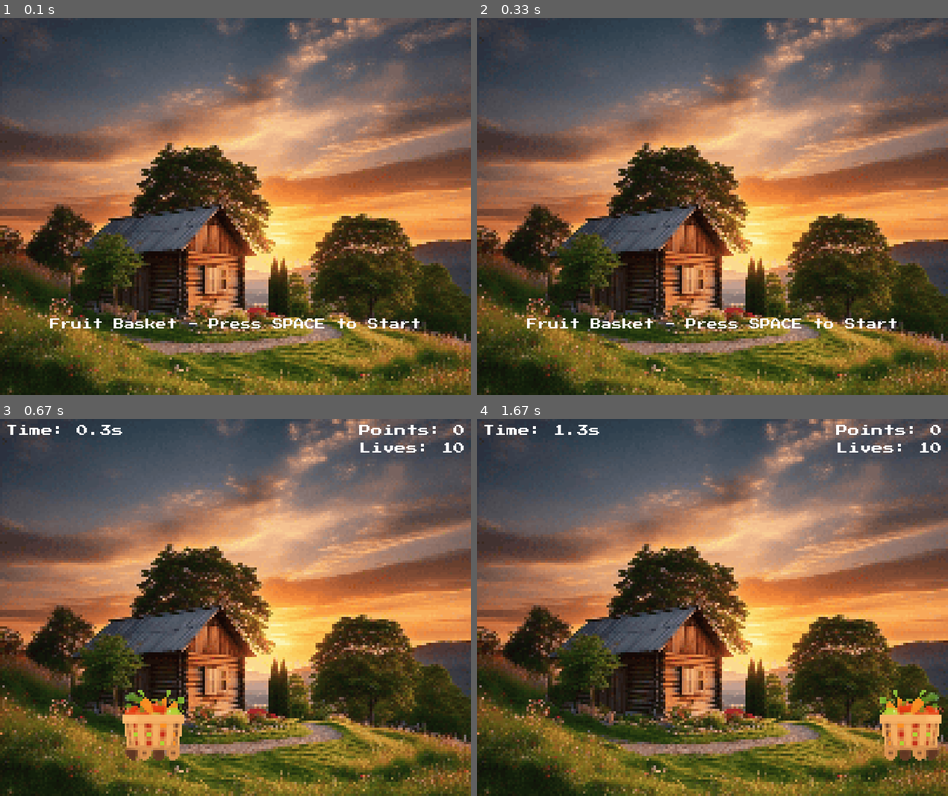
Above: before the commit, frames 1-4 (two rows, left to right).
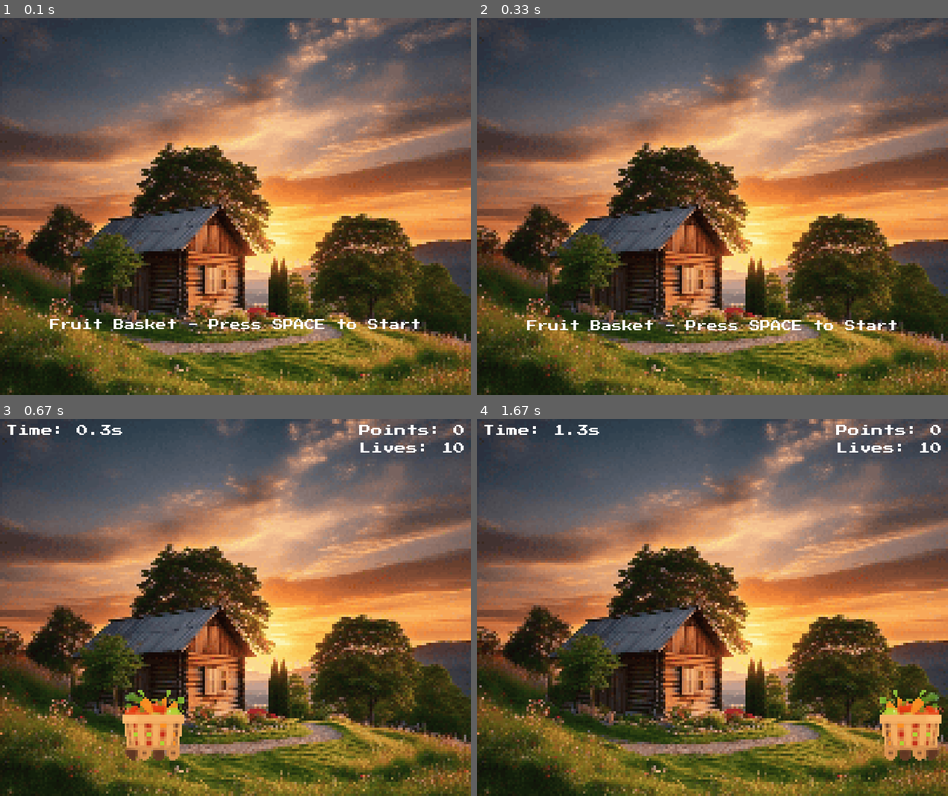
Above: after the commit, the same moments.

Repository: chickenSandwich-cpu/Fruit_Basket_pygame
Game: pygame game, started from Fruit_Basket/Fruit_Basket.py
Two runs of this game, one before a commit and one after it. Both use one fixed random seed, a clock stepped at 60 frames per second and the inputs below.
Inputs:
- Up to frame 1 (0.1 s): no input
- Up to frame 2 (0.33 s): no input
- Up to frame 3 (0.67 s): tap Space at 0.33 s
- Up to frame 4 (1.67 s): hold Right 0.67-1.13 s; tap Space at 0.73, 1.03, 1.23, 1.53 s; hold Right 1.17-1.63 s

The runs differ from the first frame. In frame 1, 0.4% of the frame differs, in the area x 10-90%, y 79-83%; in frame 2, 0.9%; in frame 3, nothing differs; in frame 4, nothing differs.

Commit message:
added wiggle

Diff:
--- a/Fruit_Basket/Fruit_Basket.py
+++ b/Fruit_Basket/Fruit_Basket.py
@@ -1,6 +1,7 @@
 import pygame
 import random
 import time
+import math
 from pygame import mixer
 pygame.font.init()
 
@@ -105,7 +106,7 @@
 # Start screen
 def start_screen(window):
     font = pygame.font.Font("fonts/PressStart2P.ttf", 18)
-    start_text = font.render("Fruit Basket - Press SPACE to Start", 1, (255, 255, 255))
+    time_passed = 0
 
     mixer.music.load("sounds/waiting.mp3")
     mixer.music.set_volume(0.2)
@@ -113,8 +114,12 @@
 
     running = True
     while running:
+        time_passed += 0.025
+        wave_offset = math.sin(time_passed) * 5  # Create a wave effect
+
         WIN.blit(BG, (0, 0))
-        window.blit(start_text, (WIDTH/2 - start_text.get_width()/2, HEIGHT/2 - start_text.get_height()/2 + 200))  # Position text on screen
+        start_text = font.render("Fruit Basket - Press SPACE to Start", 1, (255, 255, 255))
+        window.blit(start_text, (WIDTH/2 - start_text.get_width()/2, HEIGHT/2 - start_text.get_height()/2 + 200 + wave_offset))  # Position text on screen
         pygame.display.flip()
 
         for event in pygame.event.get():
@@ -128,12 +133,16 @@
 
 def game_over_screen():
     font = pygame.font.Font("fonts/PressStart2P.ttf", 20)
-    game_over_text = font.render("Game Over! Press SPACE to Restart", 1, (255, 255, 255))
+    time_passed = 0
 
     running = True
     while running:
+        time_passed += 0.025
+        wave_offset = math.sin(time_passed) * 5  # Create a wave effect
+
         WIN.blit(BG, (0, 0))
-        WIN.blit(game_over_text, (WIDTH/2 - game_over_text.get_width()/2, HEIGHT/2 - game_over_text.get_height()/2))
+        game_over_text = font.render("Game Over! Press SPACE to Restart", 1, (255, 255, 255))
+        WIN.blit(game_over_text, (WIDTH/2 - game_over_text.get_width()/2, HEIGHT/2 - game_over_text.get_height()/2 + wave_offset))
         pygame.display.flip()
 
         for event in pygame.event.get():
